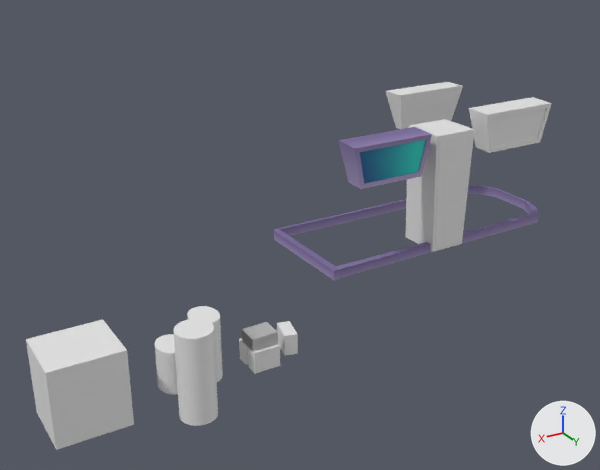
Two versions of the Blender file 3_Blend_Files/StylizedMeshes.blend, one commit apart.
One viewpoint serves both versions: a 50 mm lens placed at (4.79, 18.73, 8.71), pointed at (-3.64, 4.68, 1.69). Arrows for +X, +Y and +Z are at lower right; the lights stay in place. The picture after the commit comes second.

Script lines for the objects in view, before the commit:
```python
ob_caravanbody = bpy.data.objects.new('CaravanBody', me_cylinder_010)
ob_caravanbody.location = (-7.22, 3.92, 3.45)
ob_caravanbody.rotation_euler = (0.0, 4.709, 0.0)  # degrees (0, 270, 0)
ob_caravanbody.scale = (1.0, 1.62, 2.96)
ob_lwindow = bpy.data.objects.new('LWindow', me_cube_014)
ob_lwindow.location = (-8.13, 2.59, 3.69)
ob_lwindow.rotation_euler = (0.0, 0.0238, 4.712)  # degrees (0, 1.4, 270)
ob_rearwindow = bpy.data.objects.new('RearWindow', me_cube)
ob_rearwindow.location = (-4.29, 4.37, 3.59)
ob_rearwindow.rotation_euler = (0.0, 0.0238, 0.0)  # degrees (0, 1.4, 0)
ob_rfwindow = bpy.data.objects.new('RFWindow', me_cube_013)
ob_rfwindow.location = (-9.49, 5.07, 3.75)
ob_rfwindow.rotation_euler = (0.0, 0.0238, 1.571)  # degrees (0, 1.4, 90)
ob_rtyre = bpy.data.objects.new('RTyre', me_cylinder_012)
ob_rtyre.parent = ob_rearwheels
ob_rtyre.location = (-5.571, 4.734, 0.762)
ob_rtyre.rotation_euler = (1.571, 0.0, 0.0)  # degrees (90, 0, 0)
ob_rtyre.scale = (3.01, 3.01, 0.29)
ob_rwheel = bpy.data.objects.new('RWheel', me_cylinder_013)
ob_rwheel.parent = ob_rearwheels
ob_rwheel.location = (-5.584, 4.814, 0.701)
ob_rwheel.rotation_euler = (1.571, 0.0, 0.0)  # degrees (90, 0, 0)
ob_rwheel.scale = (0.26, 0.573, 0.165)
ob_structuresupport = bpy.data.objects.new('StructureSupport', me_cube_015)
ob_structuresupport.location = (-5.53, 5.25, 1.13)
ob_structuresupport.scale = (0.766, 0.193, 0.23)
ob_towhitch = bpy.data.objects.new('TowHitch', me_cube_008)
ob_towhitch.location = (-11.17, 3.94, 1.35)
ob_towhitch.rotation_euler = (0.0, -0.00384, 0.0)  # degrees (0, -0.2, 0)
ob_towhitch.scale = (1.0, 0.247, 0.227)
# also in view: 'Player' at (0.0, 7.23, 0.86); 'Suitcase' at (-1.75, 6.49, 0.22); 'chair' at (1.76, 6.35, 0.74); 'FlowerPotStand' at (-0.67, 6.16, 0.64); 'RRWindow' at (-5.5, 5.1, 3.22)
```
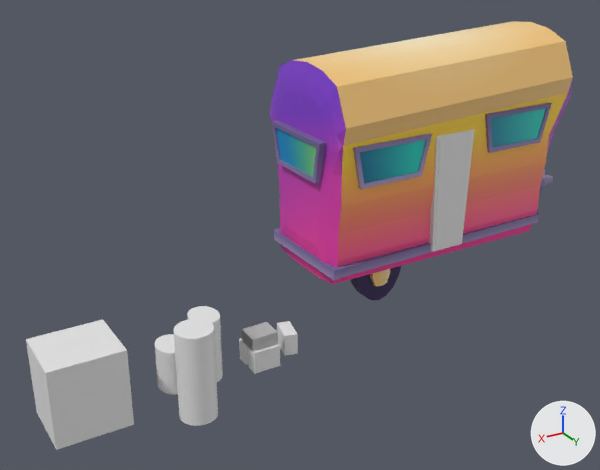
Diff of the bpy script that builds the scene:
```diff
--- a/3_Blend_Files/StylizedMeshes.blend.py
+++ b/3_Blend_Files/StylizedMeshes.blend.py
@@ me_cube_013 @@
 me_cube_013.from_pydata(...)  # 16 vertices, 14 faces; spans x -0.28..0.33, y -1.45..0.56, z -0.77..0.15
+me_cube_013.materials.append(mat_material)  # picture img_atlasmap_png
@@ me_cube_014 @@
 me_cube_014.from_pydata(...)  # 16 vertices, 14 faces; spans x -0.28..0.33, y -1.45..0.56, z -0.78..0.15
+me_cube_014.materials.append(mat_material)  # picture img_atlasmap_png
@@ me_cube @@
 me_cube.from_pydata(...)  # 16 vertices, 14 faces; spans x -0.28..0.33, y -1.45..0.56, z -0.77..0.15
+me_cube.materials.append(mat_material)  # picture img_atlasmap_png
@@ ob_towhitch @@
 ob_towhitch.scale = (1.0, 0.247, 0.227)
-ob_towhitch.hide_set(True)  # its collection is switched off
@@ ob_caravanbody @@
 ob_caravanbody.scale = (1.0, 1.62, 2.96)
-ob_caravanbody.hide_set(True)  # its collection is switched off
@@ ob_rtyre @@
 ob_rtyre.scale = (3.01, 3.01, 0.29)
-ob_rtyre.hide_set(True)  # its collection is switched off
@@ ob_rwheel @@
 ob_rwheel.scale = (0.26, 0.573, 0.165)
-ob_rwheel.hide_set(True)  # its collection is switched off
@@ ob_rearwindow @@
 ob_rearwindow.rotation_euler = (0.0, 0.0238, 0.0)  # degrees (0, 1.4, 0)
-ob_rearwindow.hide_set(True)  # its collection is switched off
```

What differs and where, as boxes (x1, y1, x2, y2) in the pictures (600 x 470 px):
'CaravanBody', shown (brown): after (270, 21, 573, 284)
'RFWindow', recoloured (white to cyan): (485, 103, 552, 153) in both
'LWindow', recoloured: (385, 82, 463, 129) in both
'RearWindow', shown: after (272, 120, 326, 184)
'RTyre', shown (purple): after (350, 266, 401, 300)
'RWheel', shown: after (370, 269, 390, 287)
'TowHitch', shown: after (539, 169, 553, 197)
